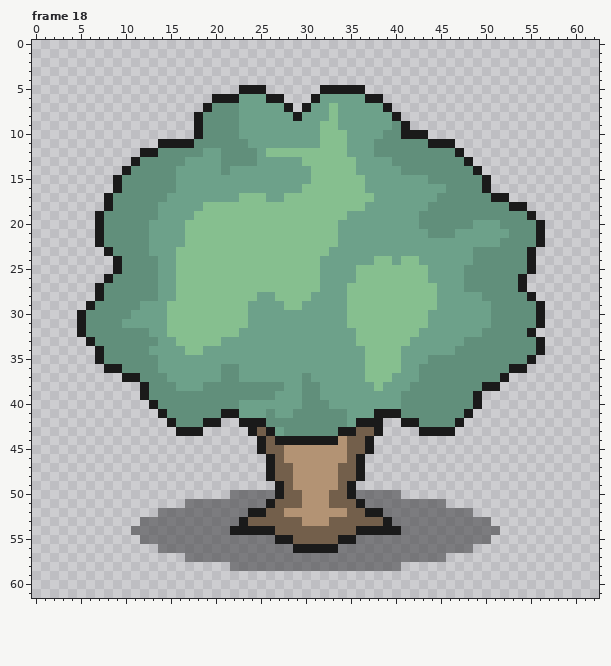
Two states of a pixel-art file, sprites/_edit/tree.aseprite. Above, as it was before the edit.
63x62 pixels, 18 frames. Shown: frame 18.
Now the later version:
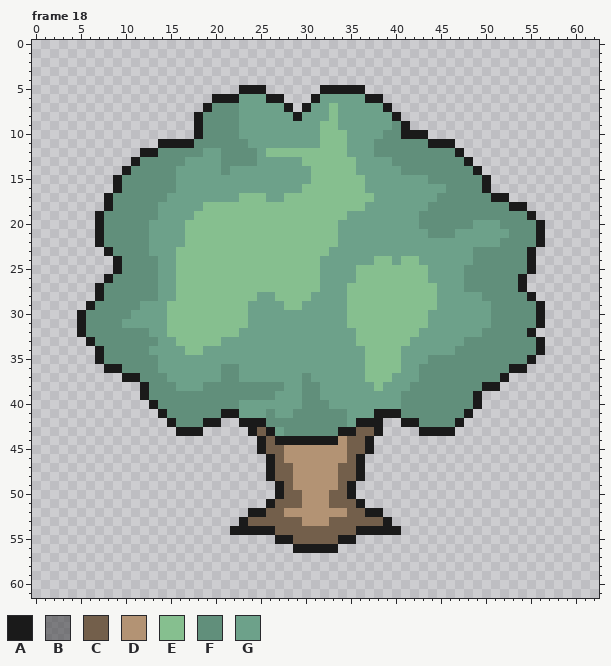
Palette (. is transparent): A #1a1a1a  B #44444696  C #735f4b  D #b39374  E #86bf8f  F #618f7b  G #6da18a
Message: Drawing tree shadows separately
The exact change:
layer "Layer 4" now hidden
--- frame 18
@@ x 0..62 @@
 49 ...........................ACDDDDDCA...........................
-50 ......................BBBBBACCDDDCCABBBBB......................
-51 .................BBBBBBBBBACCCDDDCCCABBBBBBBBB.................
-52 ..............BBBBBBBBBBAACCDDDDDDDCCAABBBBBBBBBB..............
-53 ............BBBBBBBBBBBACCCCCCDDDCCCCCCABBBBBBBBBBB............
-54 ...........BBBBBBBBBBBAAAAACCCCCCCCCAAAAABBBBBBBBBBB...........
-55 ............BBBBBBBBBBBBBBBAACCCCCAABBBBBBBBBBBBBBB............
-56 ..............BBBBBBBBBBBBBBBAAAAABBBBBBBBBBBBBBB..............
-57 .................BBBBBBBBBBBBBBBBBBBBBBBBBBBBB.................
-58 ......................BBBBBBBBBBBBBBBBBBB......................
+50 ...........................ACCDDDCCA...........................
+51 ..........................ACCCDDDCCCA..........................
+52 ........................AACCDDDDDDDCCAA........................
+53 .......................ACCCCCCDDDCCCCCCA.......................
+54 ......................AAAAACCCCCCCCCAAAAA......................
+55 ...........................AACCCCCAA...........................
+56 .............................AAAAA.............................
+57 ...............................................................
+58 ...............................................................
 59 ...............................................................
Boxes around the changes in both pictures, in picture pixels (x1, y1, x2, y2):
erased: (131, 490, 500, 571)
